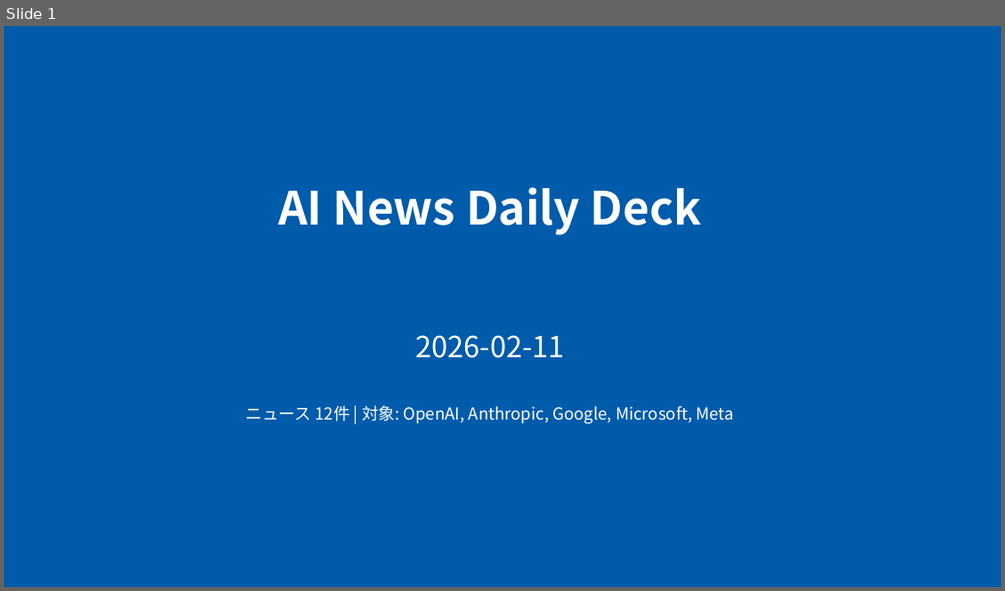
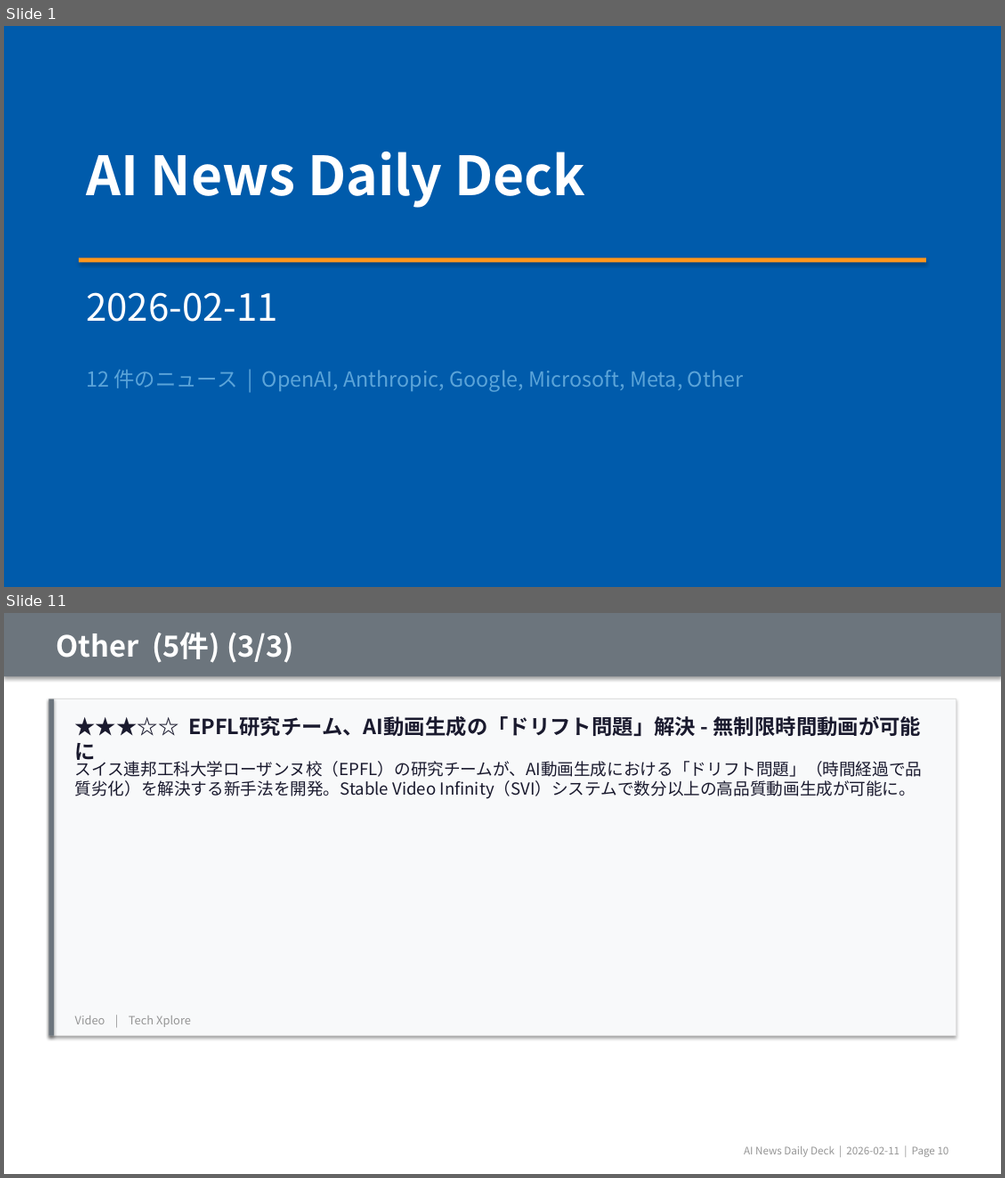
Before and after one commit to chel2311/ai-news-deck-reports, a slide deck: 2026-02-11/report.pptx. Shown one above the other, each under a label of ours: slide 1 before the commit, slides 1 and 11 after it; the slides between them are not shown. The pictures are 1005x591 and 1005x1178 pixels, drawn with LibreOffice and Linux fonts; fonts in the diff are those of the drawing. Boxes give left, top, right and bottom in pixels: in the first picture for what was removed or moved away, otherwise in the second. Text is boxed around its words. In the diff, an @@ line names an element or a change of style, - is before the commit and + after.

```diff
--- a/2026-02-11/report.pptx
+++ b/2026-02-11/report.pptx
@@ slide 11 added at bbox=[4, 613, 1001, 1174], background #FFFFFF @@
@@ rectangle added at bbox=[4, 613, 1001, 676], fill #6C757D @@
@@ text added at bbox=[57, 632, 294, 663], 28 pt, text #FFFFFF, bold @@
+Other (5件) (3/3)
@@ rectangle added at bbox=[48, 699, 956, 1036], fill #F8F9FA, outline #E0E0E0 0.5 pt @@
@@ rectangle added at bbox=[48, 699, 54, 1036], fill #6C757D @@
@@ text added at bbox=[75, 716, 922, 765], 20 pt, text #1A1A2E, bold @@
+★★★☆☆ EPFL研究チーム、AI動画生成の「ドリフト問題」解決 - 無制限時間動画が可能に
@@ text added at bbox=[75, 758, 922, 799], 16 pt, text #1A1A2E @@
+スイス連邦工科大学ローザンヌ校（EPFL）の研究チームが、AI動画生成における「ドリフト問題」（時間経過で品質劣化）を解決する新手法を開発。Stable Video Infinity（SVI）システムで数分以上の高品質動画生成が可能に。
@@ text added at bbox=[75, 1015, 191, 1027], 11 pt, text #959595 @@
+Video | Tech Xplore
@@ text added at bbox=[744, 1146, 949, 1157], 10 pt, text #959595 @@
+AI News Daily Deck | 2026-02-11 | Page 10
@@ slide 1 changed as well @@
@@ text "AI News Daily Deck": place and size @@
-text "AI News Daily Deck" at bbox=[278, 187, 702, 235]
+text "AI News Daily Deck" at bbox=[86, 151, 585, 208]
@@ text "AI News Daily Deck" at bbox=[86, 151, 585, 208]: size 44 to 52 pt; alignment centre to left @@
@@ rectangle added at bbox=[79, 257, 926, 263], fill #FF961C @@
@@ text "2026-02-11": place and size @@
-text "2026-02-11" at bbox=[415, 335, 565, 358]
+text "2026-02-11" at bbox=[86, 292, 278, 321]
@@ text "2026-02-11" at bbox=[86, 292, 278, 321]: size 28 to 36 pt; alignment centre to left @@
@@ text at bbox=[86, 370, 743, 392]: text changed; size 16 to 20 pt; text colour #FFFFFF to #5BA4D9 @@
-ニュース 12件 | 対象: OpenAI, Anthropic, Google, Microsoft, Meta
+12 件のニュース | OpenAI, Anthropic, Google, Microsoft, Meta, Other
```
Also in this commit, not shown: 9 other slides changed, 5 other slides added, 1 slide removed, 7 other files.
